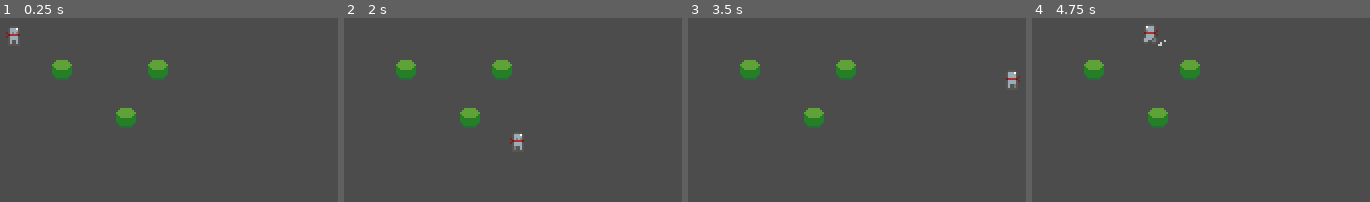
Above: before the commit, frames 1-4 (left to right).
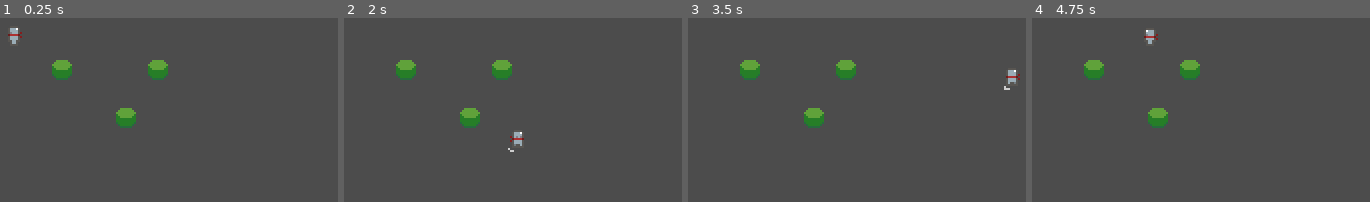
Above: after the commit, the same moments.

Repository: jxprovost/Final_Project-Team_5
Game: Godot game, scene res://World/World.tscn
Same seed, same stepped clock (60 frames per second), same inputs: the game is played once before the commit and once after it.
Inputs:
- Up to frame 1 (0.25 s): no input
- Up to frame 2 (2 s): tap Enter at 0.5 s; hold Right (ui_right) 0.53-1.28 s; hold Down (ui_down) from 1.28 s (still down)
- Up to frame 3 (3.5 s): release Down (ui_down) at 2.03 s; hold Right (ui_right) 2.03-2.78 s; hold Up (ui_up) from 2.78 s (still down)
- Up to frame 4 (4.75 s): tap Space at 3.5 s; release Up (ui_up) at 3.53 s; hold Left (ui_left) from 3.53 s (still down)

The runs differ from the first frame. In frame 1, 0.1% of the frame differs, in the area x 1-7%, y 7-15%; in frame 2, 0.2%; in frame 3, 0.2%; in frame 4, 0.3%, in the area x 33-40%, y 4-16%.

Commit message:
Update Player animations to use AnimationTree

Diff:
--- a/Project/Player/Player.gd
+++ b/Project/Player/Player.gd
@@ -7,6 +7,8 @@
 var _velocity = Vector2.ZERO
 
 onready var animation_player = $AnimationPlayer
+onready var animation_tree = $AnimationTree
+onready var animation_state = animation_tree.get("parameters/playback")
 
 
 func _physics_process(delta):
@@ -16,17 +18,12 @@
 	input_vector = input_vector.normalized()
 
 	if input_vector != Vector2.ZERO:
-		if input_vector.x > 0:
-			animation_player.play("RunRight")
-		elif input_vector.x < 0:
-			animation_player.play("RunLeft")
-		elif input_vector.y > 0:
-			animation_player.play("RunDown")
-		elif input_vector.y < 0:
-			animation_player.play("RunUp")
+		animation_tree.set("parameters/Idle/blend_position", input_vector)
+		animation_tree.set("parameters/Run/blend_position", input_vector)
+		animation_state.travel("Run")
 		_velocity = _velocity.move_toward(input_vector * _MAX_SPEED, _ACCELERATION * delta)
 	else:
-		animation_player.play("Idle")
+		animation_state.travel("Idle")
 		_velocity = _velocity.move_toward(Vector2.ZERO, _FRICTION * delta)
 
 	print(_velocity)
--- a/Project/Player/Player.tscn
+++ b/Project/Player/Player.tscn
@@ -8,7 +8,7 @@
 height = 4.0
 
 [sub_resource type="Animation" id=5]
-resource_name = "Idle"
+resource_name = "IdleDown"
 length = 0.5
 loop = true
 step = 0.05
@@ -23,6 +23,60 @@
 "transitions": PoolRealArray( 1, 1 ),
 "update": 1,
 "values": [ 0, 1 ]
+}
+
+[sub_resource type="Animation" id=10]
+resource_name = "IdleLeft"
+length = 0.5
+loop = true
+step = 0.05
+tracks/0/type = "value"
+tracks/0/path = NodePath("Sprite:frame")
+tracks/0/interp = 1
+tracks/0/loop_wrap = true
+tracks/0/imported = false
+tracks/0/enabled = true
+tracks/0/keys = {
+"times": PoolRealArray( 0, 0.25 ),
+"transitions": PoolRealArray( 1, 1 ),
+"update": 1,
+"values": [ 6, 7 ]
+}
+
+[sub_resource type="Animation" id=11]
+resource_name = "IdleRight"
+length = 0.5
+loop = true
+step = 0.05
+tracks/0/type = "value"
+tracks/0/path = NodePath("Sprite:frame")
+tracks/0/interp = 1
+tracks/0/loop_wrap = true
+tracks/0/imported = false
+tracks/0/enabled = true
+tracks/0/keys = {
+"times": PoolRealArray( 0, 0.25 ),
+"transitions": PoolRealArray( 1, 1 ),
+"update": 1,
+"values": [ 2, 3 ]
+}
+
+[sub_resource type="Animation" id=12]
+resource_name = "IdleUp"
+length = 0.5
+loop = true
+step = 0.05
+tracks/0/type = "value"
+tracks/0/path = NodePath("Sprite:frame")
+tracks/0/interp = 1
+tracks/0/loop_wrap = true
+tracks/0/imported = false
+tracks/0/enabled = true
+tracks/0/keys = {
+"times": PoolRealArray( 0, 0.25 ),
+"transitions": PoolRealArray( 1, 1 ),
+"update": 1,
+"values": [ 4, 5 ]
 }
 
 [sub_resource type="Animation" id=7]
@@ -39,7 +93,7 @@
 "times": PoolRealArray( 0, 0.1, 0.2, 0.3, 0.4, 0.5 ),
 "transitions": PoolRealArray( 1, 1, 1, 1, 1, 1 ),
 "update": 1,
-"values": [ 14, 15, 16, 17, 18, 19 ]
+"values": [ 20, 21, 22, 23, 24, 25 ]
 }
 
 [sub_resource type="Animation" id=8]
@@ -56,7 +110,7 @@
 "times": PoolRealArray( 0, 0.1, 0.2, 0.3, 0.4, 0.5 ),
 "transitions": PoolRealArray( 1, 1, 1, 1, 1, 1 ),
 "update": 1,
-"values": [ 8, 9, 10, 11, 12, 13 ]
+"values": [ 14, 15, 16, 17, 18, 19 ]
 }
 
 [sub_resource type="Animation" id=6]
@@ -73,7 +127,7 @@
 "times": PoolRealArray( 0, 0.1, 0.2, 0.3, 0.4, 0.5 ),
 "transitions": PoolRealArray( 1, 1, 1, 1, 1, 1 ),
 "update": 1,
-"values": [ 2, 3, 4, 5, 6, 7 ]
+"values": [ 8, 9, 10, 11, 12, 13 ]
 }
 
 [sub_resource type="Animation" id=9]
@@ -90,8 +144,73 @@
 "times": PoolRealArray( 0, 0.1, 0.2, 0.3, 0.4, 0.5 ),
 "transitions": PoolRealArray( 1, 1, 1, 1, 1, 1 ),
 "update": 1,
-"values": [ 20, 21, 22, 23, 24, 25 ]
-}
+"values": [ 26, 27, 28, 29, 30, 31 ]
+}
+
+[sub_resource type="AnimationNodeAnimation" id=13]
+animation = "IdleLeft"
+
+[sub_resource type="AnimationNodeAnimation" id=14]
+animation = "IdleDown"
+
+[sub_resource type="AnimationNodeAnimation" id=15]
+animation = "IdleRight"
+
+[sub_resource type="AnimationNodeAnimation" id=16]
+animation = "IdleUp"
+
+[sub_resource type="AnimationNodeBlendSpace2D" id=17]
+blend_point_0/node = SubResource( 13 )
+blend_point_0/pos = Vector2( -1, 0 )
+blend_point_1/node = SubResource( 14 )
+blend_point_1/pos = Vector2( 0, 1.1 )
+blend_point_2/node = SubResource( 15 )
+blend_point_2/pos = Vector2( 1, 0 )
+blend_point_3/node = SubResource( 16 )
+blend_point_3/pos = Vector2( 0, -1.1 )
+min_space = Vector2( -1, -1.1 )
+max_space = Vector2( 1, 1.1 )
+blend_mode = 1
+
+[sub_resource type="AnimationNodeAnimation" id=20]
+animation = "RunLeft"
+
+[sub_resource type="AnimationNodeAnimation" id=21]
+animation = "RunDown"
+
+[sub_resource type="AnimationNodeAnimation" id=22]
+animation = "RunRight"
+
+[sub_resource type="AnimationNodeAnimation" id=23]
+animation = "RunUp"
+
+[sub_resource type="AnimationNodeBlendSpace2D" id=24]
+blend_point_0/node = SubResource( 20 )
+blend_point_0/pos = Vector2( -1, 0 )
+blend_point_1/node = SubResource( 21 )
+blend_point_1/pos = Vector2( 0, 1.1 )
+blend_point_2/node = SubResource( 22 )
+blend_point_2/pos = Vector2( 1, 0 )
+blend_point_3/node = SubResource( 23 )
+blend_point_3/pos = Vector2( 0, -1.1 )
+min_space = Vector2( -1, -1.1 )
+max_space = Vector2( 1, 1.1 )
+blend_mode = 1
+
+[sub_resource type="AnimationNodeStateMachineTransition" id=25]
+
+[sub_resource type="AnimationNodeStateMachineTransition" id=26]
+
+[sub_resource type="AnimationNodeStateMachine" id=18]
+states/Idle/node = SubResource( 17 )
+states/Idle/position = Vector2( 275, 36 )
+states/Run/node = SubResource( 24 )
+states/Run/position = Vector2( 468, 36 )
+transitions = [ "Idle", "Run", SubResource( 25 ), "Run", "Idle", SubResource( 26 ) ]
+start_node = "Idle"
+graph_offset = Vector2( 0, -55.968 )
+
+[sub_resource type="AnimationNodeStateMachinePlayback" id=19]
 
 [node name="Player" type="KinematicBody2D"]
 script = ExtResource( 2 )
@@ -99,19 +218,27 @@
 [node name="Sprite" type="Sprite" parent="."]
 position = Vector2( 0, -5 )
 texture = ExtResource( 3 )
-hframes = 26
-frame = 1
+hframes = 32
+frame = 6
 
 [node name="CollisionShape2D" type="CollisionShape2D" parent="."]
 rotation = -1.5708
 shape = SubResource( 4 )
 
 [node name="AnimationPlayer" type="AnimationPlayer" parent="."]
-autoplay = "Idle"
-anims/Idle = SubResource( 5 )
+anims/IdleDown = SubResource( 5 )
+anims/IdleLeft = SubResource( 10 )
+anims/IdleRight = SubResource( 11 )
+anims/IdleUp = SubResource( 12 )
 anims/RunDown = SubResource( 7 )
 anims/RunLeft = SubResource( 8 )
 anims/RunRight = SubResource( 6 )
 anims/RunUp = SubResource( 9 )
 
 [node name="AnimationTree" type="AnimationTree" parent="."]
+tree_root = SubResource( 18 )
+anim_player = NodePath("../AnimationPlayer")
+active = true
+parameters/playback = SubResource( 19 )
+parameters/Idle/blend_position = Vector2( 0, 0 )
+parameters/Run/blend_position = Vector2( 0, 0 )
Not shown: 1 places in Project/Player/Player.tscn that only renumber resources
Binary file changed: Project/Player/player_sprite_sheet.png
